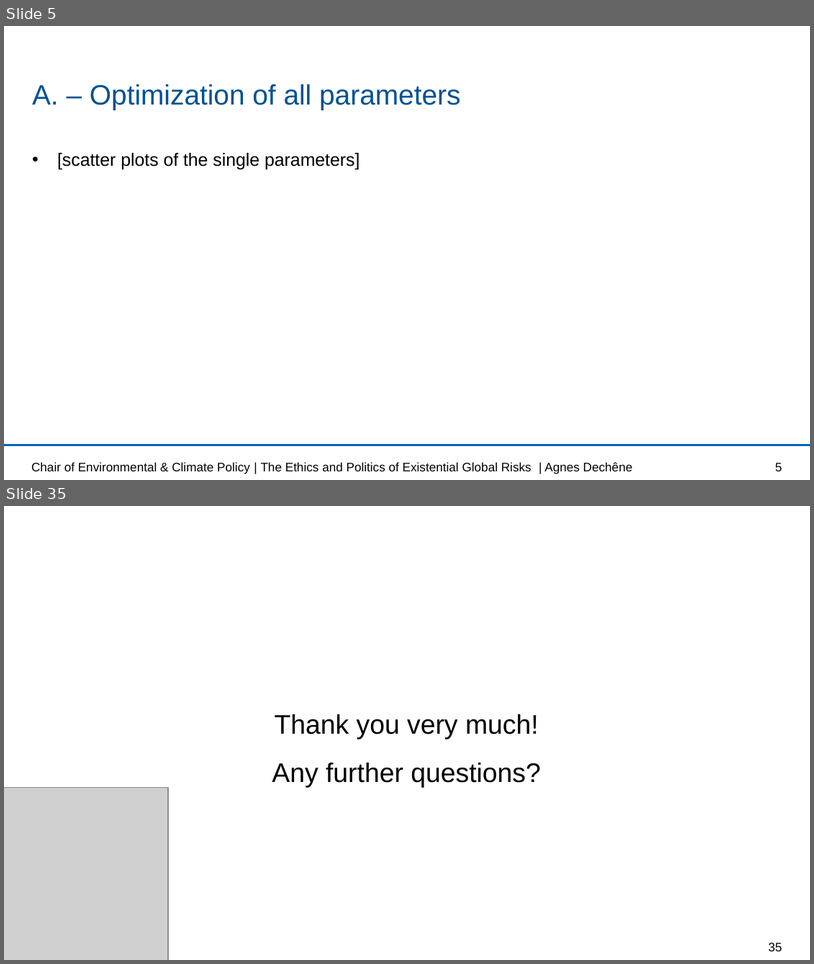
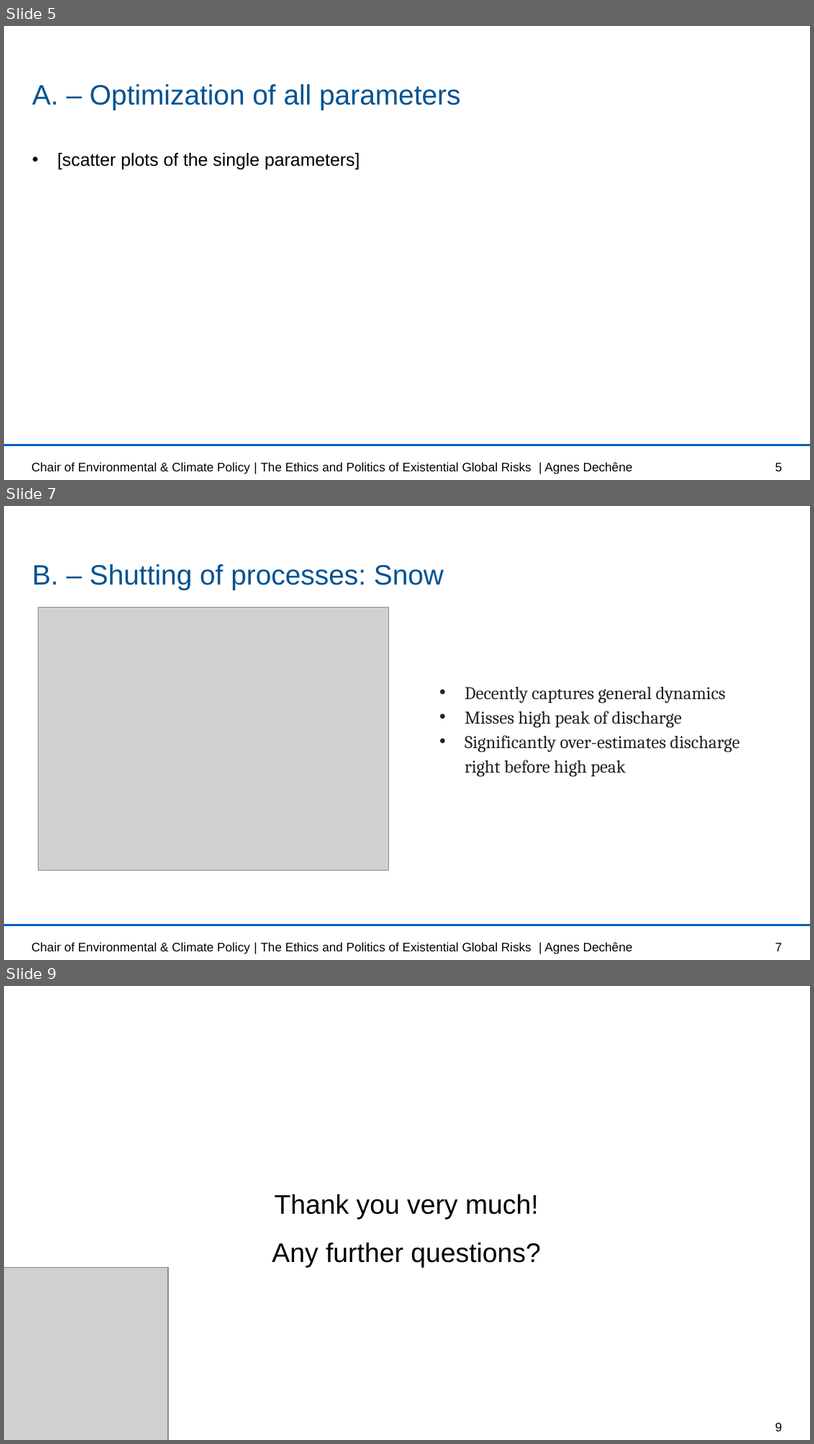
Before and after one commit to lisab00/UncertaintyQuantificationHydrology, a slide deck: MMUQ_task1.pptx. Shown one above the other, each under a label of ours: slides 5 and 35 before the commit, slides 5, 7 and 9 after it; the slides between them are not shown. The pictures are 814x964 and 814x1444 pixels, drawn with LibreOffice and Linux fonts; fonts in the diff are those of the drawing; grey boxes stand for pictures; background and template pictures are left out. Boxes give left, top, right and bottom in pixels: in the first picture for what was removed or moved away, otherwise in the second. Text is boxed around its words. In the diff, an @@ line names an element or a change of style, - is before the commit and + after.

```diff
--- a/MMUQ_task1.pptx
+++ b/MMUQ_task1.pptx
@@ slide 7 added at [4,506,810,960], background #FFFFFF; not listed: 1 template element that a slide beside it also shows @@
@@ title added at [32,564,444,590], 25 pt, text #005293 @@
+B. – Shutting of processes: Snow
@@ picture added at [39,608,388,870] @@
@@ text added at [465,686,740,776], 16 pt, text #222222 @@
+• Decently captures general dynamics
+• Misses high peak of discharge
+• Significantly over-estimates discharge right before high peak
@@ text added at [31,942,633,954], 11 pt, text #000000 @@
+Chair of Environmental & Climate Policy | The Ethics and Politics of Existential Global Risks | Agnes Dechêne
@@ page number added at [776,942,783,951], 11 pt, text #000000 @@
+7
@@ what was slide 35 is now slide 9 @@
@@ page number at [776,1422,783,1431]: text changed @@
-35
+9
```
Also in this commit, not shown: 2 slides changed, 1 other file.
